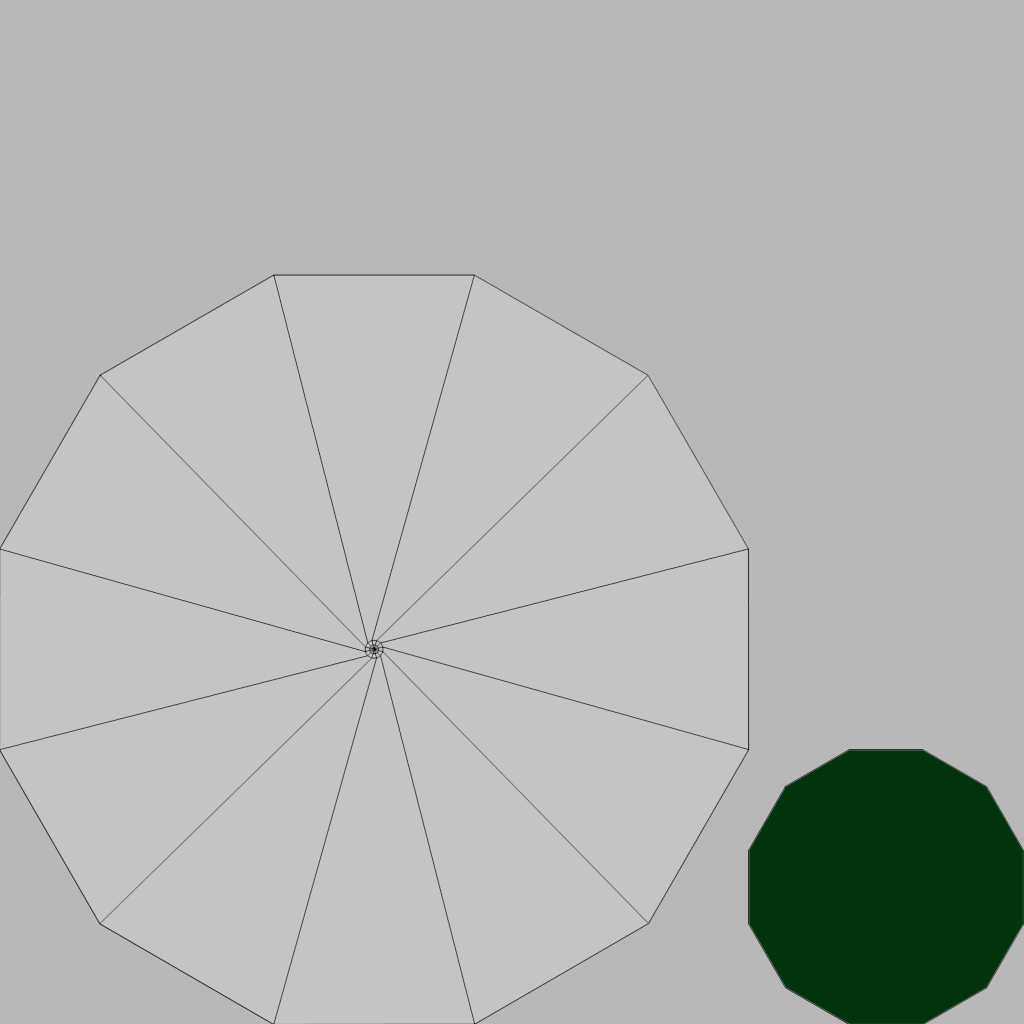
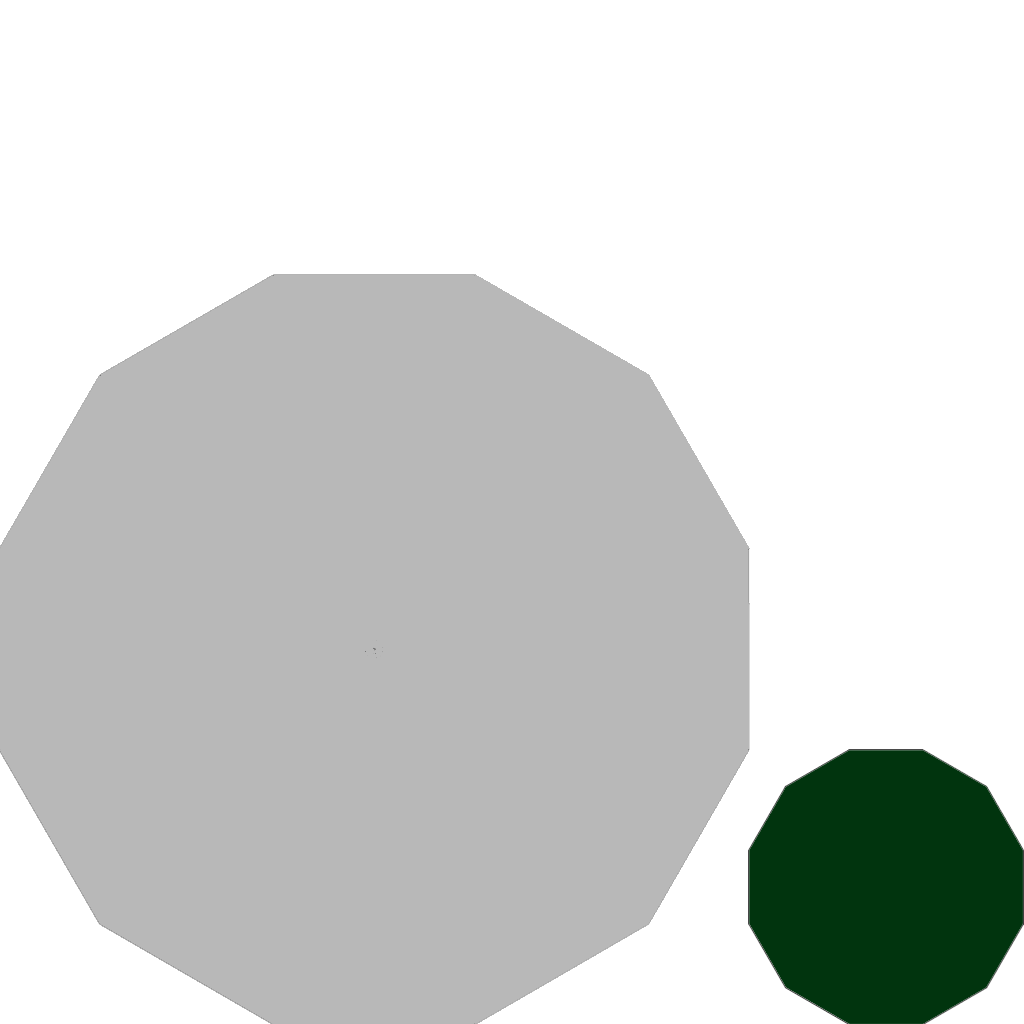
Layers edited between the first and the second 1024x1024 image:
painted on "Layer 0" over left=0, top=274, right=750, bottom=1024
removed layer "Layer 1" over left=0, top=0, right=1024, bottom=1024
